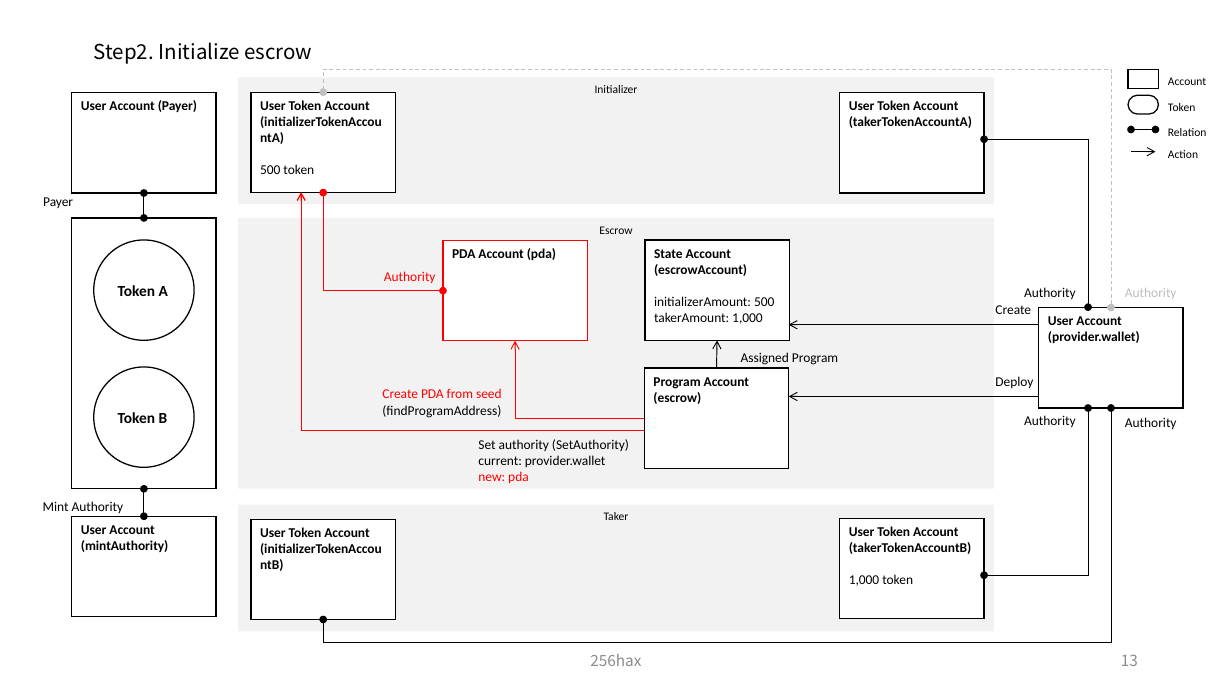
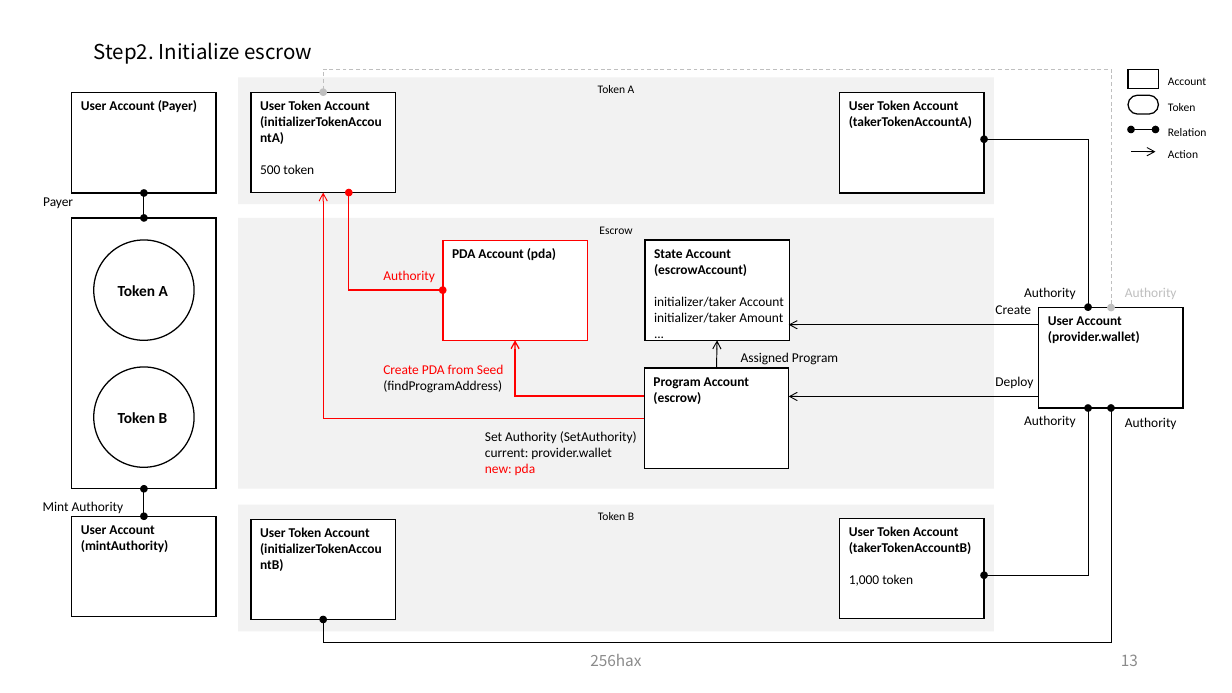
Before and after one commit to SmartGru25/Solana-React-Minimal, a slide deck: slide 14 of docs/Solana_Blockchain_Outline_Figure.pptx. Drawn at 1232x693 pixels with LibreOffice and Linux fonts; fonts in the diff are those of the drawing. Boxes give left, top, right and bottom in pixels: in the first picture for what was removed or moved away, otherwise in the second. Text is boxed around its words. In the diff, an @@ line names an element or a change of style, - is before the commit and + after.

Commit message:
docs: formatting escrow

```diff
--- a/docs/Solana_Blockchain_Outline_Figure.pptx
+++ b/docs/Solana_Blockchain_Outline_Figure.pptx
@@ text in rectangle at (x1=598, y1=85, x2=635, y2=93): text changed @@
-Initializer
+Token A
@@ elbow arrow moved from (515, 341) - (644, 419) to (323, 192) - (644, 419) @@
@@ elbow double arrow removed from (443, 291) to (323, 192) @@
@@ freeform shape added at (x1=349, y1=192, x2=444, y2=290), outline #FF0000 1 pt @@
@@ text in rectangle at (x1=654, y1=296, x2=783, y2=323): text changed @@
-initializerAmount: 500
-takerAmount: 1,000
+initializer/taker Account
+initializer/taker Amount
+...
@@ text "Create PDA from Seed" moved from (x1=382, y1=388, x2=502, y2=418) to (x1=383, y1=364, x2=504, y2=393) @@
@@ freeform shape resized from (x1=301, y1=192, x2=644, y2=431) to (x1=515, y1=340, x2=643, y2=396) @@
@@ text at (x1=383, y1=364, x2=504, y2=374): text changed @@
-Create PDA from seed
+Create PDA from Seed
@@ text "Set Authority (SetAuthority)" moved from (x1=478, y1=439, x2=629, y2=484) to (x1=485, y1=431, x2=637, y2=475) @@
@@ text at (x1=485, y1=431, x2=637, y2=443): text changed @@
-Set authority (SetAuthority)
+Set Authority (SetAuthority)
@@ text in rectangle at (x1=598, y1=512, x2=634, y2=520): text changed @@
-Taker
+Token B
```
Also in this commit, not shown: 5 other slides changed.
